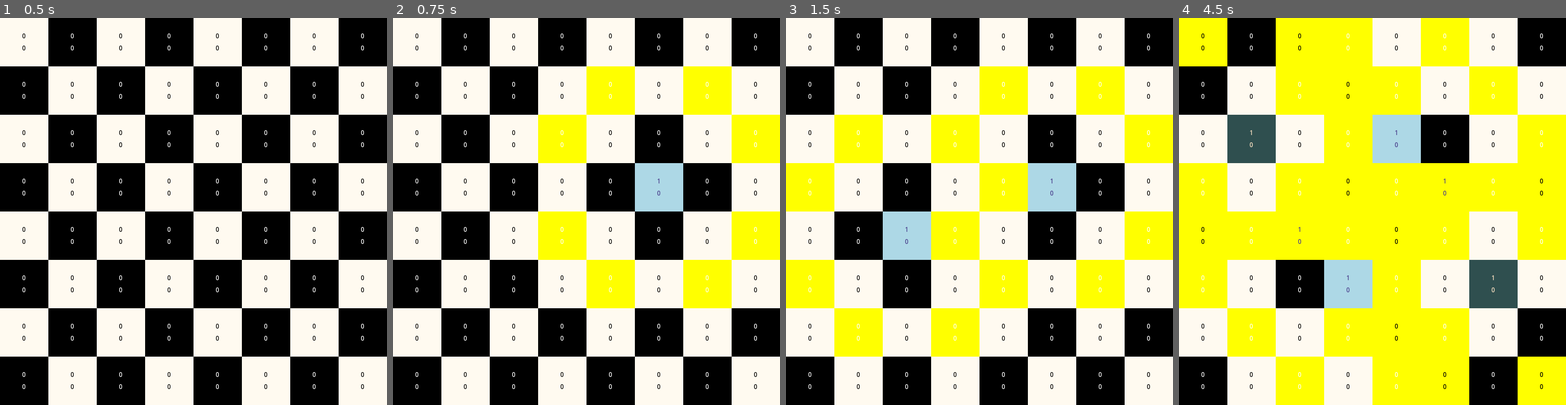
Above: before the commit, frames 1-4 (left to right).
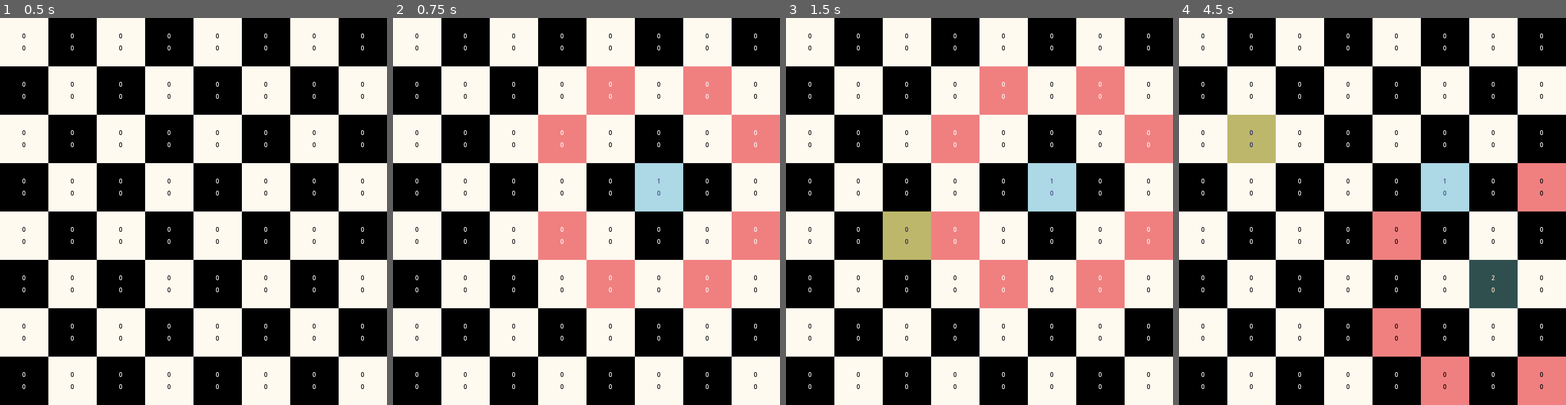
Above: after the commit, the same moments.

Repository: cgorrill-breck/KnightsApp
Game: Godot game, scene res://board.tscn
The game is run twice, just before and just after one commit, with the same random seed, the same clock (stepped at 60 frames per second) and the same inputs.
Inputs (mouse positions are in pixels of both pictures, inside the frame that each line leads up to):
- Up to frame 1 (0.5 s): no input
- Up to frame 2 (0.75 s): tap Enter at 0.5 s; move the mouse to (671, 192) at 0.52 s; click (671, 192) at 0.6 s
- Up to frame 3 (1.5 s): tap Space at 1.25 s; move the mouse to (902, 230) at 1.27 s; click (902, 230) at 1.35 s
- Up to frame 4 (4.5 s): tap Enter at 2, 3.5 s; move the mouse to (1411, 126) at 2.02 s; click (1411, 126) at 2.1 s; tap Space at 2.75, 4.25 s; move the mouse to (1353, 288) at 2.77 s; click (1353, 288) at 2.85 s; move the mouse to (1488, 269) at 3.52 s; click (1488, 269) at 3.6 s; move the mouse to (1256, 153) at 4.27 s; click (1256, 153) at 4.35 s

Frame 1 is identical in both runs. In frame 2, 12% of the frame differs, in the area x 37-100%, y 12-75%; in frame 3, 23%; in frame 4, 58%, in the area x 0-100%, y 0-100%.

Commit message:
Basic Runner Complete
Runner is complete. Player can choose from available squares and squares update. If there are no available moves, the player cannot click anywhere.

Diff:
--- a/BoardModel.gd
+++ b/BoardModel.gd
@@ -2,6 +2,8 @@
 extends Resource
 
 @export var square_model_resource : SquareModel
+
+var move_counter = 1;
 
 const MOVES = {
 	1 : [2, -1],
@@ -39,6 +41,12 @@
 		return false
 	if col < 0 or col >= board_data[0].size():
 		return false
-	return true
+	return !board_data[row][col].get_visited()
 	#var square : SquareModel = board_data[row][col]
 	#return !square.visited
+
+func get_move_counter():
+	return move_counter;
+
+func update_move_counter():
+	move_counter += 1
--- a/SquareModel.gd
+++ b/SquareModel.gd
@@ -3,6 +3,14 @@
 @export var move_number: int
 @export var access_value: int
 @export var visited: bool
+@export var position: Vector2i
+
+func set_grid_position(pos: Vector2i):
+	if pos:
+		position = pos
+
+func get_grid_position() -> Vector2i:
+	return position
 
 func set_move_number(value: int) -> void:
 	move_number = value
--- a/board.gd
+++ b/board.gd
@@ -1,7 +1,8 @@
 extends Node2D
-
+const TILE_SIZE:= 64
 ## Properties
 var square_grid: Array = []  # 2D array for grid
+var previous_squares: Array = []
 @export var square: PackedScene  # Assigned in the inspector
 @export var board_model_resource : BoardModel
 var active_square: Square
@@ -14,12 +15,23 @@
 
 ## Handle user input
 func _process(delta: float) -> void:
-	if Input.is_action_just_pressed("left_mouse_button") and active_square:
+	if not Input.is_action_just_pressed("left_mouse_button"):
+		return
+	if not active_square:
+		return
+	if board_model_resource.get_move_counter() > 1:
+		if square_in_previous(active_square):
+			handle_square_click()
+	else:
 		handle_square_click()
-		var mouse_pos = get_global_mouse_position()
-		var moves : Array = board_model_resource.get_available_moves(int(mouse_pos.y / 64), int(mouse_pos.x / 64))
-		for move in moves:
-			print(str(move[0])+", "+str(move[1]))
+
+
+func square_in_previous(square: Square):
+	var pos = [0,0]
+	pos[1] = square.get_square_model().get_grid_position().y
+	pos[0] = square.get_square_model().get_grid_position().x
+	print("in previous: " + str(pos in previous_squares))
+	return pos in previous_squares;
 
 ## ======= Grid Setup =======
 func fill_grid(rows: int, cols: int) -> void:
@@ -30,9 +42,9 @@
 		var row: Array = []
 		for j in range(cols):
 			var new_square: Square = square.instantiate()
-
+			new_square.set_grid_position(Vector2i(i,j))
 			add_child(new_square)  # Must be added before modifying position
-			new_square.position = Vector2(j * 64, i * 64)  # Set position
+			new_square.position = Vector2(j * TILE_SIZE, i * TILE_SIZE)  # Set position
 
 			new_square.set_dark(dark)  # Set color theme
 			new_square.update_square()  # Update appearance
@@ -52,24 +64,46 @@
 
 func _on_square_mouse_entered(square: Square) -> void:
 	active_square = square
-	active_square.set_square_hover()
-	var mouse_pos = get_local_mouse_position()
-	highlight_available_squares(int(mouse_pos.y / 64), int(mouse_pos.x /64))
+	print(previous_squares)
+	print(active_square.get_square_model().get_grid_position())
+	if previous_squares.size() != 0:
+		var pos : Array = [square.get_square_model().get_grid_position().x, square.get_square_model().get_grid_position().y]
+		if  pos not in previous_squares:
+			active_square.set_square_hover()
+	else:
+		active_square.set_square_hover()
 
 func _on_square_mouse_exited(square: Square) -> void:
-	square.update_square()  # Reset to original color
-	active_square = null
+	if previous_squares.size() != 0:
+		var pos : Array = [square.get_square_model().get_grid_position().x, square.get_square_model().get_grid_position().y]
+		if  pos not in previous_squares:
+			square.update_square()  # Reset to original color
+	else:
+		square.update_square()
+		active_square = null
 
 ## ======= Game Logic =======
 func handle_square_click() -> void:
-	active_square.set_move_number(active_square.model_resource.get_move_number() + 1)
+	var mouse_pos = get_local_mouse_position()
+	if previous_squares.size() != 0:
+		reset_squares(previous_squares)
+	previous_squares = highlight_available_squares(int(mouse_pos.y / TILE_SIZE), int(mouse_pos.x / TILE_SIZE))
+	active_square.set_move_number(board_model_resource.get_move_counter())
+	board_model_resource.update_move_counter()
 	active_square.update_move_label()
 	active_square.set_visited(true)
 	active_square.update_square()
 
-func highlight_available_squares(row, col):
+func reset_squares(squares: Array) -> void:
+	for pos : Array in squares:
+		var squ : Square = square_grid[pos[0]][pos[1]]
+		squ.update_square()
+
+
+func highlight_available_squares(row, col) -> Array:
 	var available_moves = board_model_resource.get_available_moves(row, col)
 	for move in available_moves:
-		print("Mouse:" + str(row)+","+str(col))
-		print("Move: " + str(move[1]) + "," + str(move[0]))
-		square_grid[move[0]][move[1]].color = Color.YELLOW
+		var square : Square = square_grid[move[0]][move[1]]
+		if !square.get_square_model().get_visited():
+			square.color = Color.LIGHT_CORAL
+	return available_moves
--- a/square.gd
+++ b/square.gd
@@ -70,6 +70,12 @@
 	color = COLORS["hover_square"]
 
 ## ======= Setters & Getters =======
+func get_square_model() -> SquareModel:
+	return model_resource
+
+func set_grid_position(pos : Vector2i):
+	model_resource.set_grid_position(pos)
+
 func set_move_number(value: int) -> void:
 	model_resource.set_move_number(value)
 	update_move_label()
@@ -83,6 +89,7 @@
 
 func set_visited(value: bool) -> void:
 	visited = value
+	model_resource.set_visited(value)
 
 func get_visited() -> bool:
 	return visited
--- a/square.tscn
+++ b/square.tscn
@@ -17,6 +17,8 @@
 anchors_preset = 15
 anchor_right = 1.0
 anchor_bottom = 1.0
+grow_horizontal = 2
+grow_vertical = 2
 alignment = 1
 
 [node name="MoveNumberLabel" type="Label" parent="labelHolder"]
